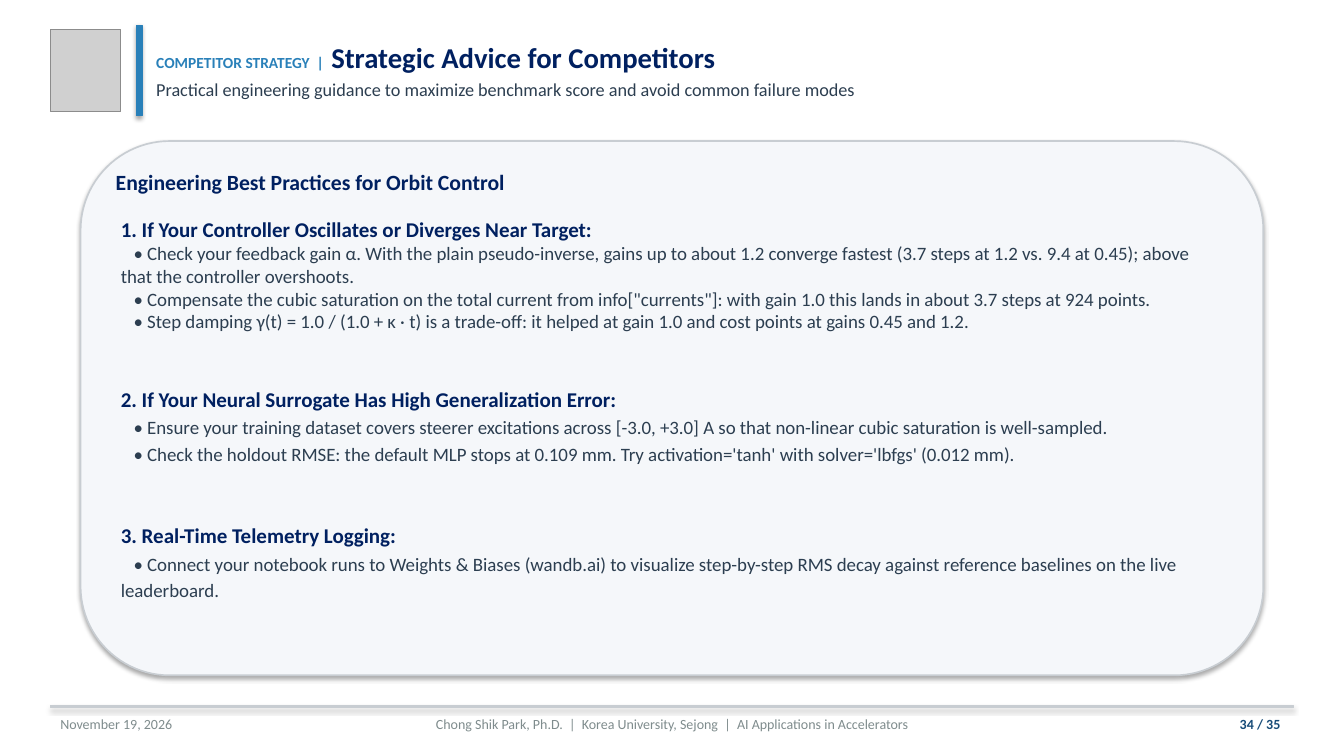
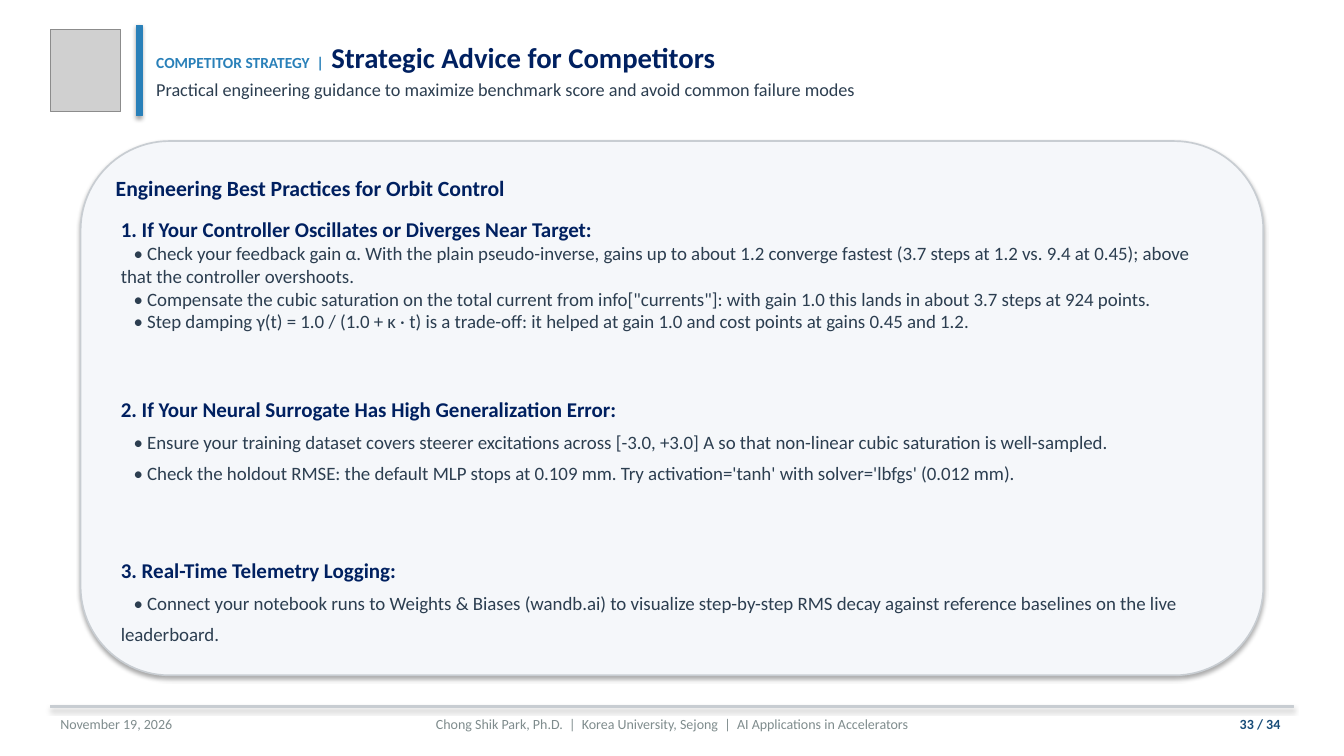
Before and after one commit to cspark7701/ai4acc-mini-hackathon, a slide deck: slide 33 of presentations/Lecture_1_AI_ML_Foundations_and_Control_Slides.pptx (slide 34 before the commit). Drawn at 1344x756 pixels with LibreOffice and Linux fonts; fonts in the diff are those of the drawing; grey boxes stand for pictures. Boxes give left, top, right and bottom in pixels: in the first picture for what was removed or moved away, otherwise in the second. Text is boxed around its words. In the diff, an @@ line names an element or a change of style, - is before the commit and + after.

```diff
--- a/presentations/Lecture_1_AI_ML_Foundations_and_Control_Slides.pptx
+++ b/presentations/Lecture_1_AI_ML_Foundations_and_Control_Slides.pptx
@@ text "Engineering Best Practices for Orbit ..." at (116, 180, 504, 200): line spacing 1.18 to 1.39 @@
@@ text "1. If Your Controller Oscillates ..." at (121, 222, 1189, 641): line spacing 1.18 to 1.39 @@
@@ text at (1240, 720, 1280, 729): text changed @@
-34 / 35
+33 / 34
```
Also in this commit, not shown: 33 other slides changed, 1 slide removed, 8 other files.
